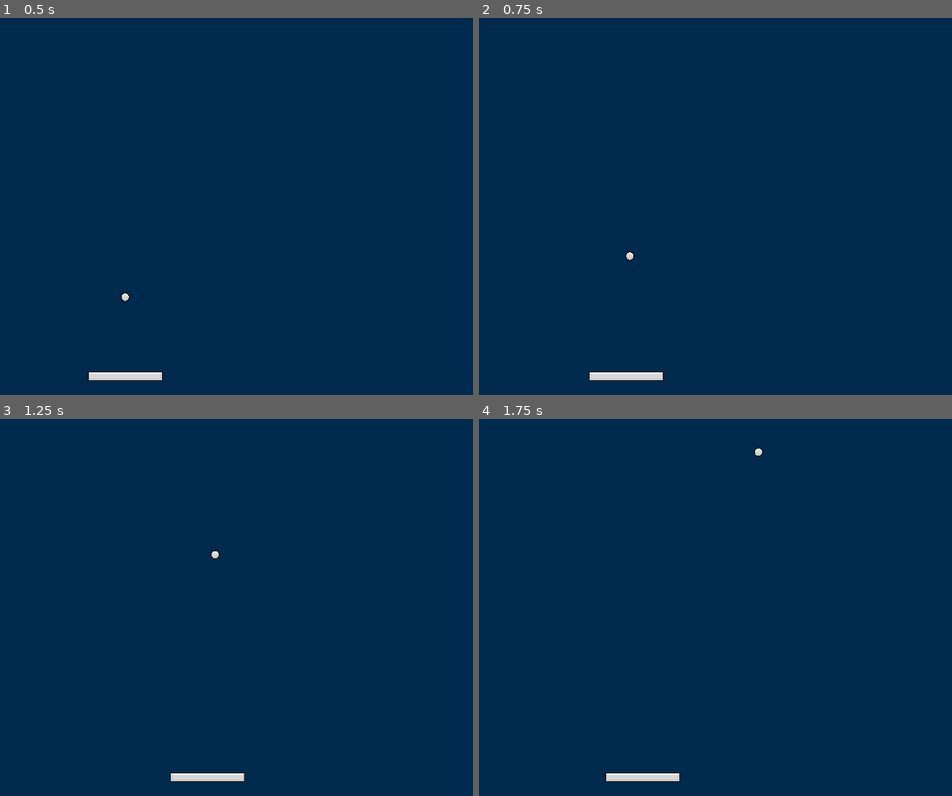
Above: before the commit, frames 1-4 (two rows, left to right).
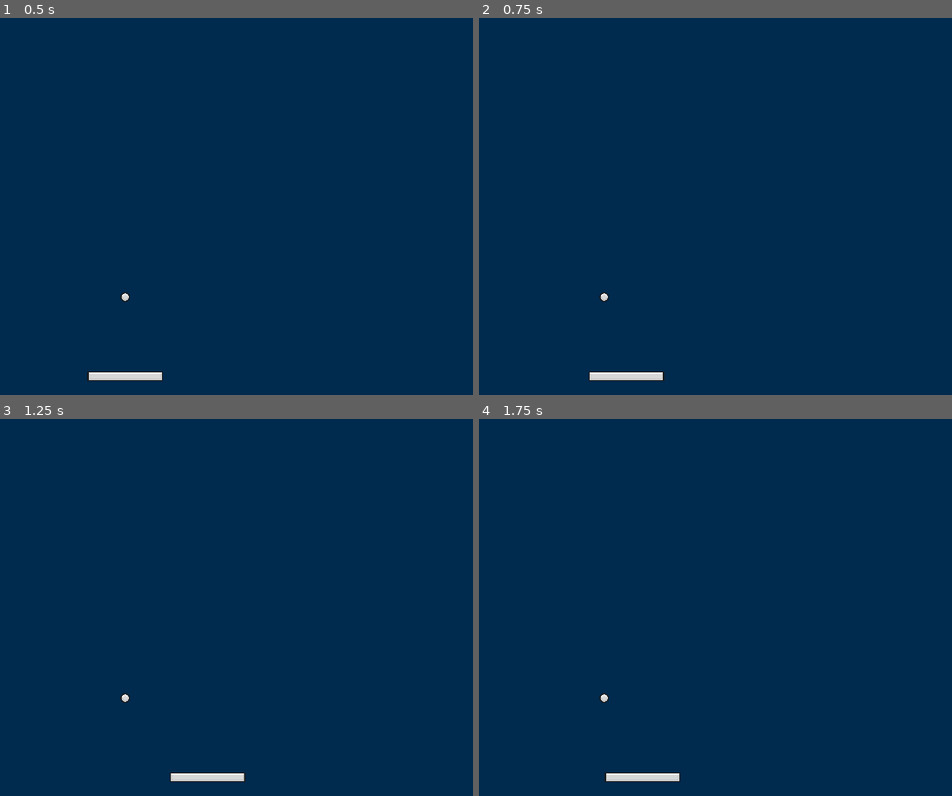
Above: after the commit, the same moments.

Repository: chloechen436/Brick-Breaker
Game: Godot game, scene res://Scenes/main.tscn
Same seed, same stepped clock (60 frames per second), same inputs: the game is played once before the commit and once after it.
Inputs:
- Up to frame 1 (0.5 s): no input
- Up to frame 2 (0.75 s): tap Enter at 0.5 s; hold Right (right) from 0.53 s (still down)
- Up to frame 3 (1.25 s): keep holding Right (right)
- Up to frame 4 (1.75 s): release Right (right) at 1.28 s; hold Left (left) from 1.28 s (still down)

Frame 1 is identical in both runs. In frame 2, less than 0.1% of the frame differs, in the area x 25-33%, y 61-76%; in frame 3, less than 0.1%; in frame 4, less than 0.1%.
Error after the commit: Invalid call. Nonexistent function 'start_ball' in base 'Nil'. (res://Scripts/paddle.gd:42)

Commit message:
part two

Diff:
--- a/Scenes/ball.tscn
+++ b/Scenes/ball.tscn
@@ -1,6 +1,5 @@
-[gd_scene load_steps=4 format=3 uid="uid://nm5xhn0385pn"]
+[gd_scene load_steps=3 format=3 uid="uid://nm5xhn0385pn"]
 
-[ext_resource type="Script" path="res://Scripts/ball.gd" id="1_nnpsm"]
 [ext_resource type="Texture2D" uid="uid://df44d0ldon5od" path="res://Assets/Ball.png" id="1_od60r"]
 
 [sub_resource type="CircleShape2D" id="CircleShape2D_07fxb"]
@@ -9,7 +8,6 @@
 [node name="Ball" type="CharacterBody2D"]
 scale = Vector2(0.25, 0.25)
 motion_mode = 1
-script = ExtResource("1_nnpsm")
 
 [node name="Sprite2D" type="Sprite2D" parent="."]
 texture = ExtResource("1_od60r")
